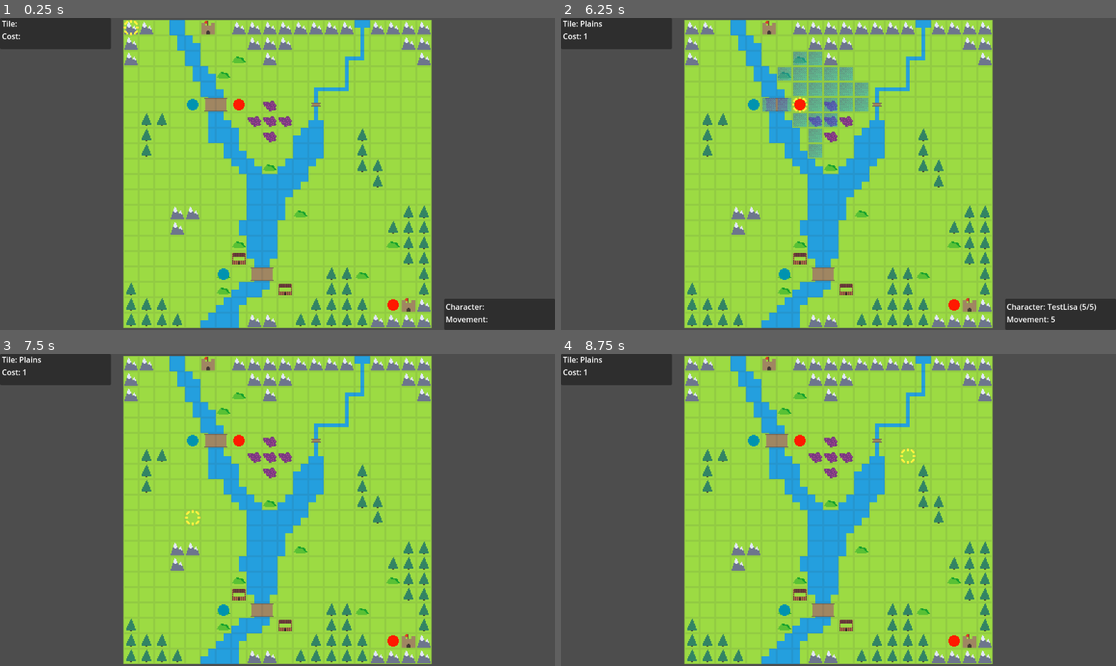
Above: before the commit, frames 1-4 (two rows, left to right).
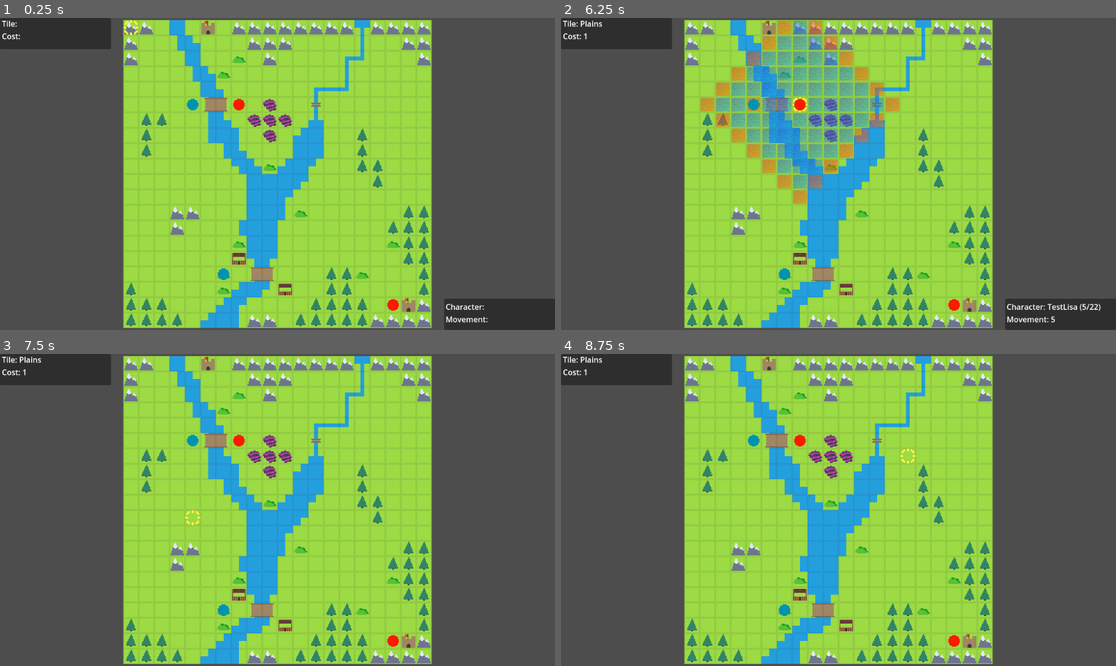
Above: after the commit, the same moments.

Repository: Kibibibit/chickenwarrior
Game: Godot game, scene res://src/scenes/main/main.tscn
Same seed, same stepped clock (60 frames per second), same inputs: the game is played once before the commit and once after it.
Inputs (mouse positions are in pixels of both pictures, inside the frame that each line leads up to):
- Up to frame 1 (0.25 s): no input
- Up to frame 2 (6.25 s): tap Enter (ui_accept) at 0.5, 0.77, 1.25, 1.52, 2, 2.75, 3.02, 3.5, 3.77, 4.25, 4.52, 6.02 s; move the mouse to (960, 158) at 0.52 s; hold Right (ui_right) 0.53-1.28 s; click (960, 158) at 0.67 s; move the mouse to (727, 189) at 1.27 s; hold Down (ui_down) 1.28-2.03 s; move the mouse to (894, 105) at 2.02 s; hold Right (ui_right) 2.03-2.78 s; move the mouse to (810, 236) at 2.77 s; hold Up (ui_up) 2.78-3.53 s; click (810, 236) at 2.92 s; move the mouse to (1005, 220) at 3.52 s; hold Left (ui_left) 3.53-5.03 s; move the mouse to (672, 127) at 4.27 s; move the mouse to (866, 174) at 5.02 s; hold Down (ui_down) 5.03-5.78 s; click (866, 174) at 5.17 s; move the mouse to (755, 96) at 5.77 s; hold Right (ui_right) from 5.78 s (still down)
- Up to frame 3 (7.5 s): move the mouse to (399, 494) at 6.52 s; release Right (ui_right) at 6.53 s; hold Up (ui_up) 6.53-7.28 s; tap Enter (ui_accept) at 6.77 s; move the mouse to (166, 525) at 7.27 s; hold Right (ui_right) from 7.28 s (still down); click (166, 525) at 7.42 s
- Up to frame 4 (8.75 s): tap Enter (ui_accept) at 7.52 s; move the mouse to (894, 441) at 8.02 s; release Right (ui_right) at 8.03 s; hold Down (ui_down) from 8.03 s (still down)

The runs differ from the first frame. In frame 1, 0.2% of the frame differs, in the area x 44-53%, y 25-40%; in frame 2, 5.9%, in the area x 25-98%, y 0-94%; in frame 3, 0.2%; in frame 4, 0.2%.

Commit message:
Started setting up vocations

Diff:
--- a/resources/characters/enemy/test_bob.tres
+++ b/resources/characters/enemy/test_bob.tres
@@ -1,10 +1,19 @@
-[gd_resource type="Resource" script_class="Character" load_steps=2 format=3 uid="uid://dg4m15bcawron"]
+[gd_resource type="Resource" script_class="Character" load_steps=3 format=3 uid="uid://dg4m15bcawron"]
 
 [ext_resource type="Script" path="res://src/scripts/resource_types/character.gd" id="1_fmeek"]
+[ext_resource type="Resource" uid="uid://br2ggormv53wl" path="res://resources/vocations/lord.tres" id="2_hicim"]
 
 [resource]
 resource_name = "TestBob"
 script = ExtResource("1_fmeek")
 name = "TestBob"
-hp = 10
+vocation = ExtResource("2_hicim")
+hp = 24
 movement = 5
+strength = null
+magic = null
+dexterity = null
+speed = null
+luck = null
+defence = null
+resistance = null
--- a/resources/characters/enemy/test_lisa.tres
+++ b/resources/characters/enemy/test_lisa.tres
@@ -1,10 +1,19 @@
-[gd_resource type="Resource" script_class="Character" load_steps=2 format=3 uid="uid://wsm0q68n174f"]
+[gd_resource type="Resource" script_class="Character" load_steps=3 format=3 uid="uid://wsm0q68n174f"]
 
 [ext_resource type="Script" path="res://src/scripts/resource_types/character.gd" id="1_vpjpv"]
+[ext_resource type="Resource" uid="uid://ch3mv12x6d2gw" path="res://resources/vocations/pegasus_knight.tres" id="2_3cxyw"]
 
 [resource]
 resource_name = "TestLisa"
 script = ExtResource("1_vpjpv")
 name = "TestLisa"
-hp = 5
+vocation = ExtResource("2_3cxyw")
+hp = 22
 movement = 5
+strength = null
+magic = null
+dexterity = null
+speed = null
+luck = null
+defence = null
+resistance = null
--- a/resources/characters/player/test_alice.tres
+++ b/resources/characters/player/test_alice.tres
@@ -1,10 +1,19 @@
-[gd_resource type="Resource" script_class="Character" load_steps=2 format=3 uid="uid://de2cga6x2e5cr"]
+[gd_resource type="Resource" script_class="Character" load_steps=3 format=3 uid="uid://de2cga6x2e5cr"]
 
 [ext_resource type="Script" path="res://src/scripts/resource_types/character.gd" id="1_xq0eu"]
+[ext_resource type="Resource" uid="uid://b2iovfh4umnqu" path="res://resources/vocations/soldier.tres" id="2_vrjsd"]
 
 [resource]
 resource_name = "TestAlice"
 script = ExtResource("1_xq0eu")
 name = "TestAlice"
-hp = 4
+vocation = ExtResource("2_vrjsd")
+hp = 22
 movement = 5
+strength = null
+magic = null
+dexterity = null
+speed = null
+luck = null
+defence = null
+resistance = null
--- a/resources/characters/player/test_steve.tres
+++ b/resources/characters/player/test_steve.tres
@@ -1,10 +1,19 @@
-[gd_resource type="Resource" script_class="Character" load_steps=2 format=3 uid="uid://cuknc7mc3uewy"]
+[gd_resource type="Resource" script_class="Character" load_steps=3 format=3 uid="uid://cuknc7mc3uewy"]
 
 [ext_resource type="Script" path="res://src/scripts/resource_types/character.gd" id="1_b5jpm"]
+[ext_resource type="Resource" uid="uid://dkxxw1gqwe1fn" path="res://resources/vocations/cavalier.tres" id="2_owy5m"]
 
 [resource]
 resource_name = "TestSteve"
 script = ExtResource("1_b5jpm")
 name = "TestSteve"
+vocation = ExtResource("2_owy5m")
 hp = 19
 movement = 5
+strength = null
+magic = null
+dexterity = null
+speed = null
+luck = null
+defence = null
+resistance = null
--- /dev/null
+++ b/resources/items/weapons/iron_lance.tres
@@ -0,0 +1,22 @@
+[gd_resource type="Resource" script_class="Weapon" load_steps=3 format=3 uid="uid://ca6tmqlq11c5d"]
+
+[ext_resource type="Texture2D" uid="uid://corg88oxx70sa" path="res://assets/icons/lance.png" id="1_22bke"]
+[ext_resource type="Script" path="res://src/scripts/resource_types/weapon.gd" id="1_gu78v"]
+
+[resource]
+resource_name = "Iron Lance"
+script = ExtResource("1_gu78v")
+weapon_type = 1
+base_stat = 0
+might = 6
+hit_chance = 80
+crit_chance = 0
+weight = 6
+min_rank = 0
+attack_count = 1
+min_range = 1
+max_range = 1
+name = "Iron Lance"
+breakable = true
+max_uses = 30
+icon = ExtResource("1_22bke")
--- /dev/null
+++ b/resources/vocations/cavalier.tres
@@ -0,0 +1,21 @@
+[gd_resource type="Resource" script_class="Vocation" load_steps=2 format=3 uid="uid://dkxxw1gqwe1fn"]
+
+[ext_resource type="Script" path="res://src/scripts/resource_types/vocation.gd" id="1_jfe5r"]
+
+[resource]
+resource_name = "Cavalier"
+script = ExtResource("1_jfe5r")
+name = "Cavalier"
+unit_type_code = 2
+useable_weapons = 3
+promotions = Array[ExtResource("1_jfe5r")]([])
+hp = 0
+movement = 0
+strength = 0
+magic = 0
+dexterity = 0
+speed = 0
+luck = 0
+defence = 0
+resistance = 0
+hp_growth = 0
--- /dev/null
+++ b/resources/vocations/lord.tres
@@ -0,0 +1,21 @@
+[gd_resource type="Resource" script_class="Vocation" load_steps=2 format=3 uid="uid://br2ggormv53wl"]
+
+[ext_resource type="Script" path="res://src/scripts/resource_types/vocation.gd" id="1_nhsoy"]
+
+[resource]
+resource_name = "Lord"
+script = ExtResource("1_nhsoy")
+name = "Lord"
+unit_type_code = 0
+useable_weapons = 0
+promotions = Array[ExtResource("1_nhsoy")]([])
+hp = 0
+movement = 0
+strength = 0
+magic = 0
+dexterity = 0
+speed = 0
+luck = 0
+defence = 0
+resistance = 0
+hp_growth = 0
--- /dev/null
+++ b/resources/vocations/pegasus_knight.tres
@@ -0,0 +1,21 @@
+[gd_resource type="Resource" script_class="Vocation" load_steps=2 format=3 uid="uid://ch3mv12x6d2gw"]
+
+[ext_resource type="Script" path="res://src/scripts/resource_types/vocation.gd" id="1_nb6fq"]
+
+[resource]
+resource_name = "Pegasus Knight"
+script = ExtResource("1_nb6fq")
+name = "Pegasus Knight"
+unit_type_code = 3
+useable_weapons = 2
+promotions = Array[ExtResource("1_nb6fq")]([])
+hp = 0
+movement = 0
+strength = 0
+magic = 0
+dexterity = 0
+speed = 0
+luck = 0
+defence = 0
+resistance = 0
+hp_growth = 0
--- /dev/null
+++ b/resources/vocations/soldier.tres
@@ -0,0 +1,21 @@
+[gd_resource type="Resource" script_class="Vocation" load_steps=2 format=3 uid="uid://b2iovfh4umnqu"]
+
+[ext_resource type="Script" path="res://src/scripts/resource_types/vocation.gd" id="1_701yp"]
+
+[resource]
+resource_name = "Solider"
+script = ExtResource("1_701yp")
+name = "Solider"
+unit_type_code = 0
+useable_weapons = 2
+promotions = Array[ExtResource("1_701yp")]([])
+hp = 0
+movement = 0
+strength = 0
+magic = 0
+dexterity = 0
+speed = 0
+luck = 0
+defence = 0
+resistance = 0
+hp_growth = 0
--- a/src/prefabs/battle_prefabs/unit/unit.gd
+++ b/src/prefabs/battle_prefabs/unit/unit.gd
@@ -58,8 +58,8 @@
 	material = preload("res://resources/materials/unit_shader/unit_shader_material.tres").duplicate()
 	material.set_shader_parameter("player", team)
 
-func get_unit_type() -> StringName:
-	return UnitTypes.INFANTRY
+func get_unit_type() -> int:
+	return character.get_unit_type()
 
 func can_use(_item: Item) -> bool:
 	return true
--- a/src/prefabs/maps/map.gd
+++ b/src/prefabs/maps/map.gd
@@ -38,5 +38,5 @@
 	else:
 		return TileTypes.VOID
 
-func get_tile_cost(tile: Vector2i, unit_type: StringName = UnitTypes.INFANTRY) -> int:
+func get_tile_cost(tile: Vector2i, unit_type: int = UnitTypes.INFANTRY) -> int:
 	return TileTypes.get_cost(get_tile_type(tile), unit_type)
--- a/src/prefabs/maps/test_map/test_map.tscn
+++ b/src/prefabs/maps/test_map/test_map.tscn
@@ -12,6 +12,7 @@
 [ext_resource type="Resource" uid="uid://de2cga6x2e5cr" path="res://resources/characters/player/test_alice.tres" id="9_h38tm"]
 [ext_resource type="Resource" uid="uid://wsm0q68n174f" path="res://resources/characters/enemy/test_lisa.tres" id="10_cg0gy"]
 [ext_resource type="Resource" uid="uid://1xnrh07s71ig" path="res://resources/items/weapons/iron_axe.tres" id="11_ip46s"]
+[ext_resource type="Resource" uid="uid://ca6tmqlq11c5d" path="res://resources/items/weapons/iron_lance.tres" id="13_s5ur4"]
 
 [sub_resource type="ShaderMaterial" id="ShaderMaterial_dk8dm"]
 shader = ExtResource("4_84i1k")
@@ -75,4 +76,5 @@
 character = ExtResource("10_cg0gy")
 team = 1
 tile = Vector2i(7, 5)
+inventory = Array[Resource("res://src/scripts/resource_types/item.gd")]([ExtResource("13_s5ur4")])
 hp = 5
--- a/src/scripts/autoloads/tile_types.gd
+++ b/src/scripts/autoloads/tile_types.gd
@@ -49,7 +49,7 @@
 		tile_type = VOID
 	return TILE_NAMES[tile_type]
 
-func get_cost(tile_type: StringName, unit_type: StringName = UnitTypes.INFANTRY) -> int:
+func get_cost(tile_type: StringName, unit_type: int = UnitTypes.INFANTRY) -> int:
 	var base_cost: int = COST_MAX
 	if (tile_type == VOID):
 		return COST_MAX
--- a/src/scripts/autoloads/unit_types.gd
+++ b/src/scripts/autoloads/unit_types.gd
@@ -1,6 +1,6 @@
 extends Node
 
-const INFANTRY: StringName = "unit_type_infantry"
-const ARMOURED: StringName = "unit_type_armoured"
-const CAVALRY: StringName = "unit_type_cavalry"
-const FLIER: StringName = "unit_type_flier"
+const INFANTRY: int = 0
+const ARMOURED: int = 1
+const CAVALRY: int = 2
+const FLIER: int = 3
--- a/src/scripts/objects/arrows.gd
+++ b/src/scripts/objects/arrows.gd
@@ -55,7 +55,7 @@
 var path: Array[Vector2i]
 
 
-func draw_path(from: Vector2i, to: Vector2i, unit_type: StringName, passable_tiles: Array[Vector2i]) -> void:
+func draw_path(from: Vector2i, to: Vector2i, unit_type: int, passable_tiles: Array[Vector2i]) -> void:
 	_remove_sprites()
 	path = _a_star(from, to, unit_type, passable_tiles)
 	if (path.size() > 1):
@@ -100,7 +100,7 @@
 		child.queue_free()
 		remove_child(child)
 
-func _a_star(start: Vector2i, goal: Vector2i, unit_type: StringName, passable_tiles: Array[Vector2i]) -> Array[Vector2i]:
+func _a_star(start: Vector2i, goal: Vector2i, unit_type: int, passable_tiles: Array[Vector2i]) -> Array[Vector2i]:
 	var queue: PriorityQueue = PriorityQueue.new()
 	var path_map: Dictionary = {}
 	var g_scores: Dictionary = {}
--- a/src/scripts/resource_types/character.gd
+++ b/src/scripts/resource_types/character.gd
@@ -5,10 +5,22 @@
 
 @export var name: String : set = _set_name
 
+@export var vocation: Vocation
+
 @export_group("Stats")
 @export var hp: int
 @export var movement: int
+@export var strength: int
+@export var magic: int
+@export var dexterity: int
+@export var speed: int
+@export var luck: int
+@export var defence: int
+@export var resistance: int
 
 func _set_name(p_name: String) -> void:
 	name = p_name
 	resource_name = p_name
+
+func get_unit_type() -> int:
+	return vocation.unit_type_code
--- /dev/null
+++ b/src/scripts/resource_types/vocation.gd
@@ -0,0 +1,38 @@
+@tool
+@icon("res://assets/icons/vocation.png")
+extends Resource
+class_name Vocation
+
+
+@export var name: String: set = _set_name
+@export_enum("Infantry:0", "Armoured:1", "Cavalry:2", "Flier:3") var unit_type_code: int
+@export_flags("Sword","Lance","Axe","Bow","Magic") var useable_weapons: int
+
+## Item to promote to this vocation
+@export var promotion_item: Item
+
+## Other vocations that this vocation can promote to
+@export var promotions: Array[Vocation]
+
+@export_group("Bonus Stats")
+@export var hp: int
+@export var movement: int
+@export var strength: int
+@export var magic: int
+@export var dexterity: int
+@export var speed: int
+@export var luck: int
+@export var defence: int
+@export var resistance: int
+
+@export_group("Growth Rates")
+@export var hp_growth: int
+
+
+
+
+
+
+func _set_name(p_name: String) -> void:
+	name = p_name
+	resource_name = p_name
Binary file changed: assets/icons/unit.aseprite
Binary file changed: assets/icons/unit.png
Binary file added: assets/icons/vocation.aseprite
Binary file added: assets/icons/vocation.png
Not shown, added: assets/icons/vocation.png.import
Binary file changed: assets/tiles.aseprite
Binary file changed: assets/tiles.png
Not shown: 1 places in src/prefabs/maps/test_map/test_map.tscn that only renumber resources
